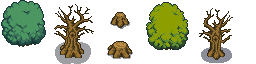
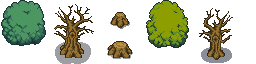
Revision of a layered 256 × 64 image; what changed, layer by layer:
renamed "Layer 5" to "Layer 8", hid it, moved it above "Layer 6", painted on it over bbox(18, 0, 189, 50)
"Layer 6": opacity 50% → 100%, painted on it over bbox(18, 0, 189, 50)
